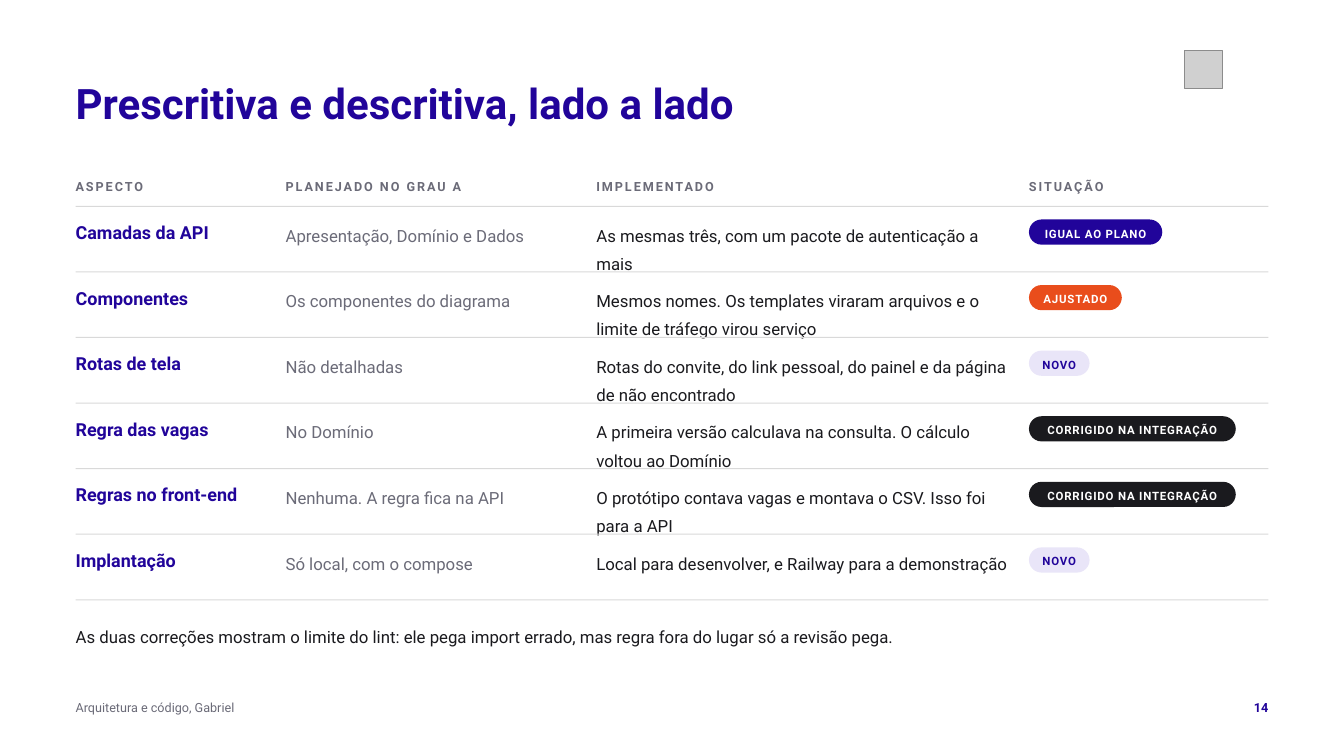
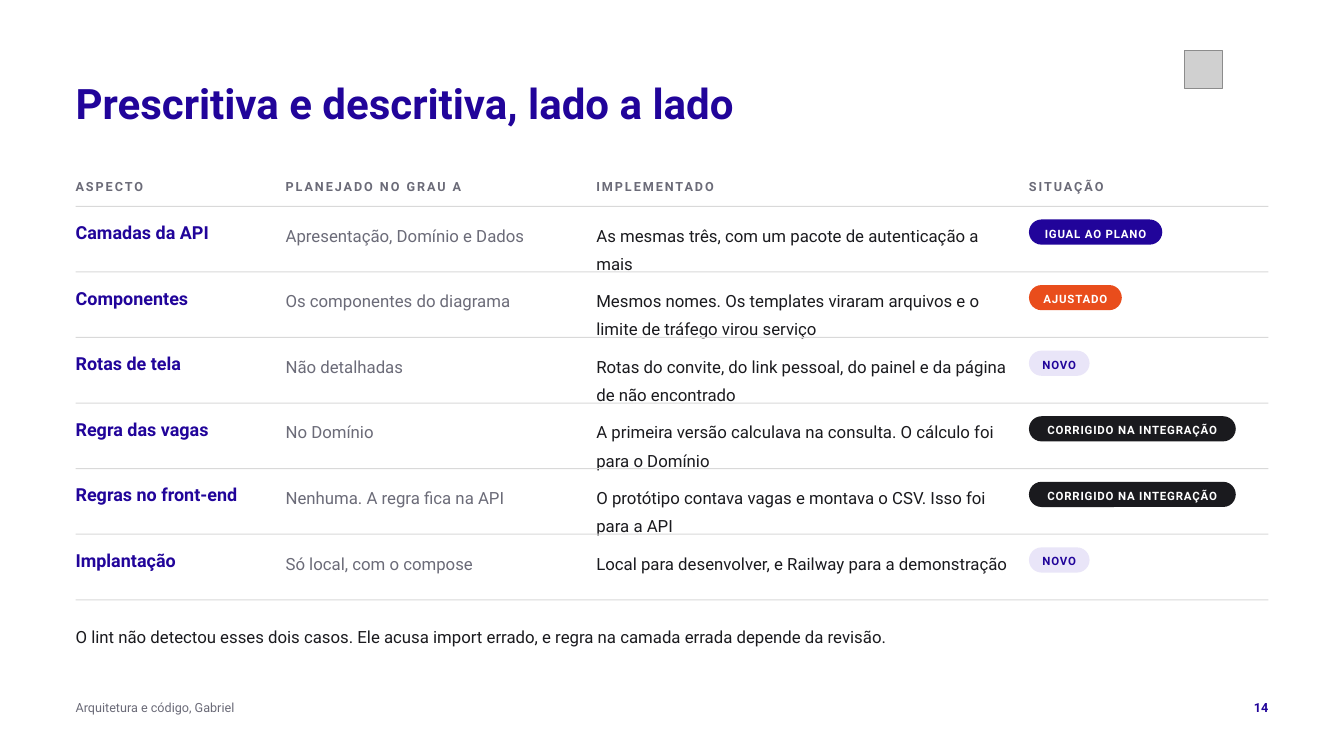
Before and after one commit to tcpassos/invite-app, a slide deck: slide 14 of trabalhos/T4-Pitch-Final.pptx. Drawn at 1344x756 pixels with LibreOffice and Linux fonts; fonts in the diff are those of the drawing; grey boxes stand for pictures. Boxes give left, top, right and bottom in pixels: in the first picture for what was removed or moved away, otherwise in the second. Text is boxed around its words. In the diff, an @@ line names an element or a change of style, - is before the commit and + after.

```diff
--- a/trabalhos/T4-Pitch-Final.pptx
+++ b/trabalhos/T4-Pitch-Final.pptx
@@ text at bbox=[596, 425, 993, 471]: text changed @@
-A primeira versão calculava na consulta. O cálculo voltou ao Domínio
+A primeira versão calculava na consulta. O cálculo foi para o Domínio
@@ text at bbox=[76, 630, 886, 647]: text changed @@
-As duas correções mostram o limite do lint: ele pega import errado, mas regra fora do lugar só a revisão pega.
+O lint não detectou esses dois casos. Ele acusa import errado, e regra na camada errada depende da revisão.
```
Also in this commit, not shown: 14 other slides changed, 3 other files.
